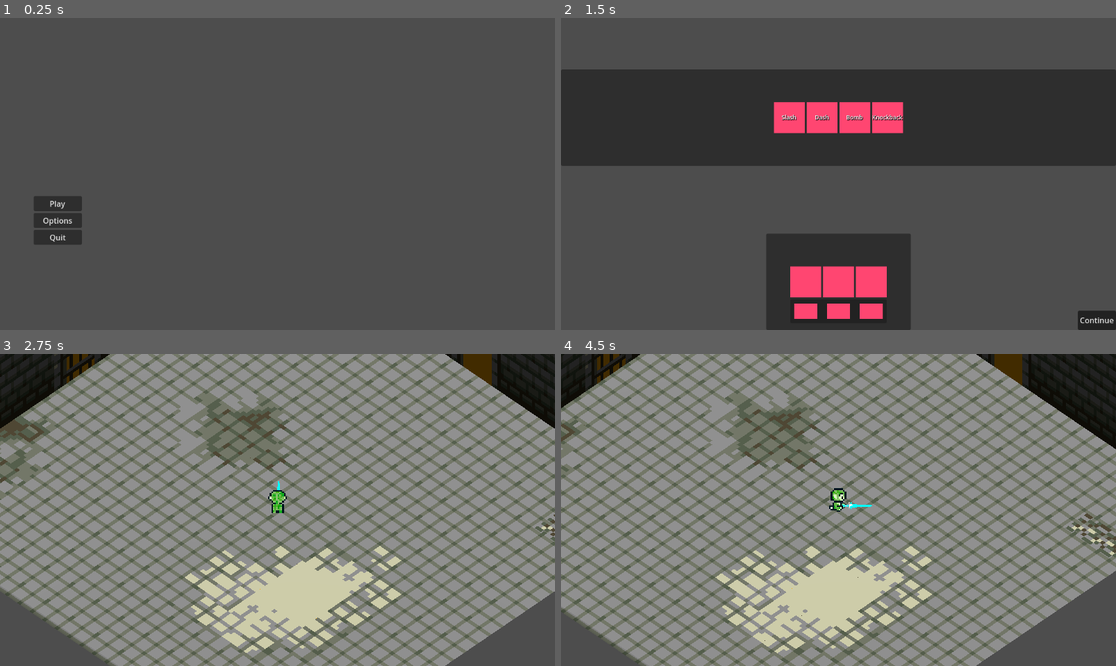
Above: before the commit, frames 1-4 (two rows, left to right).
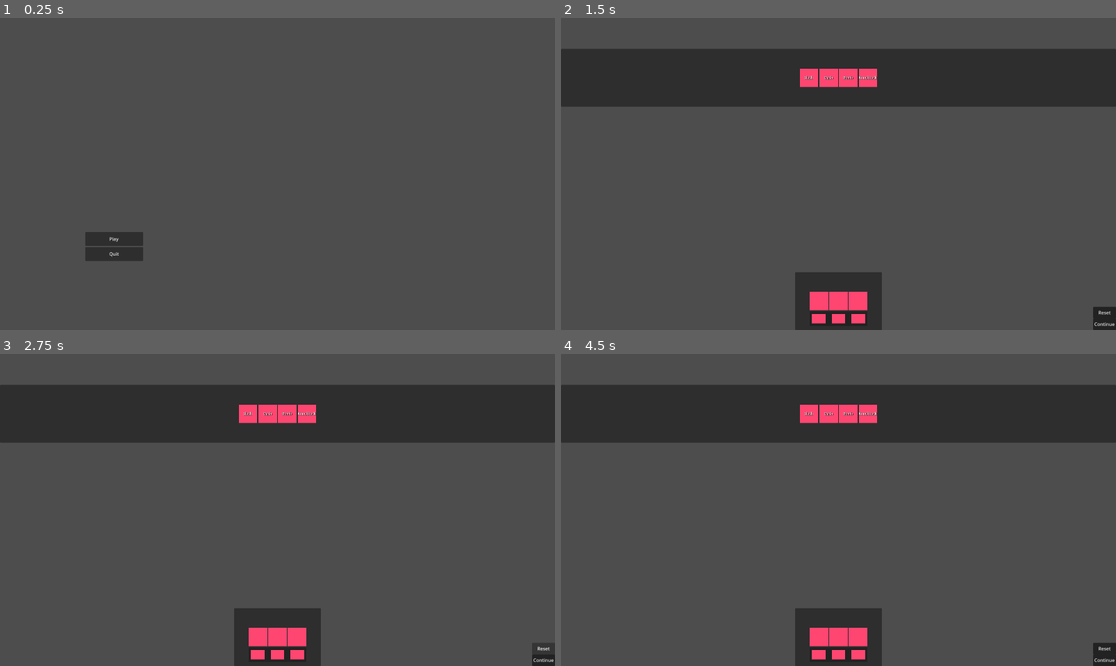
Above: after the commit, the same moments.

Repository: karuBeL/Diplomna
Game: Godot game, scene res://Menu/MainMenu/Menu.tscn
The game is run twice, just before and just after one commit, with the same random seed, the same clock (stepped at 60 frames per second) and the same inputs.
Inputs (mouse positions are in pixels of both pictures, inside the frame that each line leads up to):
- Up to frame 1 (0.25 s): no input
- Up to frame 2 (1.5 s): click (616, 220) at 0.5 s, where only the run before the commit has a clickable "Options"; click (677, 239) at 1.25 s, where only the run after the commit has a clickable "Play"
- Up to frame 3 (2.75 s): click "Continue" (after the commit: "Reset") at 2 s
- Up to frame 4 (4.5 s): click (1104, 659) at 2.75 s, where only the run after the commit has a clickable "Continue"; click (1104, 659) at 3.5 s, where only the run after the commit has a clickable "Continue"; tap Enter at 4.25 s; move the mouse to (960, 494) at 4.27 s; hold D (move_right) from 4.28 s (still down); tap 1 (ability_1) at 4.35 s

The runs differ from the first frame. In frame 1, 2.1% of the frame differs, in the area x 6-26%, y 57-78%; in frame 2, 34%; in frame 3, 89%, in the area x 0-100%, y 0-100%; in frame 4, 89%.

Commit message:
Small changes

Diff:
--- a/Entities/MeleePig/melee_pig.tscn
+++ b/Entities/MeleePig/melee_pig.tscn
@@ -19,7 +19,7 @@
 
 [sub_resource type="CylinderShape3D" id="CylinderShape3D_qtd0p"]
 height = 0.001
-radius = 10.0
+radius = 13.0
 
 [sub_resource type="Animation" id="Animation_sejph"]
 length = 0.001
@@ -174,8 +174,6 @@
 "stunned": SubResource("Animation_6kkwb")
 }
 
-[sub_resource type="AnimationNodeBlend2" id="AnimationNodeBlend2_r1rvg"]
-
 [sub_resource type="AnimationNodeAnimation" id="AnimationNodeAnimation_5q4r5"]
 animation = &"attack"
 
@@ -207,9 +205,7 @@
 animation = &"stunned"
 
 [sub_resource type="AnimationNodeBlendTree" id="AnimationNodeBlendTree_tgvfq"]
-graph_offset = Vector2(-194.629, 122.583)
-nodes/Idle_Pursue/node = SubResource("AnimationNodeBlend2_r1rvg")
-nodes/Idle_Pursue/position = Vector2(620, 40)
+graph_offset = Vector2(-72.7211, -35.709)
 nodes/attack/node = SubResource("AnimationNodeAnimation_5q4r5")
 nodes/attack/position = Vector2(780, 500)
 nodes/attack_oneshot/node = SubResource("AnimationNodeOneShot_oa12i")
@@ -319,7 +315,6 @@
 }
 tree_root = SubResource("AnimationNodeBlendTree_tgvfq")
 anim_player = NodePath("../AnimationPlayer")
-parameters/Idle_Pursue/blend_amount = 0
 parameters/attack_oneshot/active = false
 parameters/attack_oneshot/internal_active = false
 parameters/attack_oneshot/request = 0
--- a/Entities/Player/PlayerAbilities/knockback/knockback.gd
+++ b/Entities/Player/PlayerAbilities/knockback/knockback.gd
@@ -10,7 +10,7 @@
 	player = get_tree().get_nodes_in_group("player")[0]
 	playerStateMachine = player.get_node("StateMachine")
 	knockback_coll = player.get_node("Knockback")
-	knockback_anim = player.get_node("AnimationPlayer")
+	knockback_anim = player.get_node("AbilityAnimation")
 	timer = $Timer as Timer
 
 func execute():
--- a/Entities/Player/PlayerAbilities/knockbackdash/knockbackdash.gd
+++ b/Entities/Player/PlayerAbilities/knockbackdash/knockbackdash.gd
@@ -15,7 +15,7 @@
 	player = get_tree().get_nodes_in_group("player")[0] as EntityClass
 	playerStateMachine = player.get_node("StateMachine")
 	knockback_coll = player.get_node("Knockback")
-	knockback_anim = player.get_node("AnimationPlayer")
+	knockback_anim = player.get_node("AbilityAnimation")
 	old_speed = player.speed
 
 func execute():
--- a/Entities/Player/player.tscn
+++ b/Entities/Player/player.tscn
@@ -40,10 +40,6 @@
 atlas = ExtResource("2_t42ne")
 region = Rect2(96, 48, 16, 16)
 
-[sub_resource type="AtlasTexture" id="AtlasTexture_yj802"]
-atlas = ExtResource("2_t42ne")
-region = Rect2(0, 0, 16, 16)
-
 [sub_resource type="AtlasTexture" id="AtlasTexture_5vaey"]
 atlas = ExtResource("2_t42ne")
 region = Rect2(0, 64, 16, 16)
@@ -191,11 +187,8 @@
 }, {
 "duration": 1.0,
 "texture": SubResource("AtlasTexture_fofpq")
-}, {
-"duration": 1.0,
-"texture": SubResource("AtlasTexture_yj802")
-}],
-"loop": false,
+}],
+"loop": true,
 "name": &"get_hit",
 "speed": 8.0
 }, {
@@ -359,6 +352,7 @@
 
 [sub_resource type="Animation" id="Animation_bvcfo"]
 resource_name = "knockback"
+length = 0.4
 tracks/0/type = "value"
 tracks/0/imported = false
 tracks/0/enabled = true
@@ -419,7 +413,7 @@
 texture_filter = 0
 render_priority = 2
 sprite_frames = SubResource("SpriteFrames_neafe")
-animation = &"testAwayCamera"
+animation = &"get_hit"
 
 [node name="WeaponCollision" type="ShapeCast3D" parent="." node_paths=PackedStringArray("weapon")]
 shape = SubResource("BoxShape3D_feenn")
@@ -459,10 +453,11 @@
 [node name="KnockbackCollision" type="CollisionShape3D" parent="Knockback"]
 shape = SubResource("SphereShape3D_30m38")
 
-[node name="AnimationPlayer" type="AnimationPlayer" parent="."]
+[node name="AbilityAnimation" type="AnimationPlayer" parent="."]
 libraries = {
 "": SubResource("AnimationLibrary_bd20m")
 }
+speed_scale = 0.7
 
 [node name="KnockbackSprite" type="Sprite3D" parent="."]
 transform = Transform3D(1, 0, 0, 0, -4.37114e-08, -1, 0, 1, -4.37114e-08, 0, 0.203572, 8.89841e-09)
@@ -515,6 +510,7 @@
 script = ExtResource("16_5woo0")
 
 [node name="CollisionShape3D2" type="CollisionShape3D" parent="CameraPlayer"]
+transform = Transform3D(1, 0, 0, 0, 1, 0, 0, 0, 1, 0, 1, 0)
 shape = SubResource("BoxShape3D_t0ise")
 
 [node name="CameraPivot" type="Node3D" parent="CameraPlayer"]
--- a/Entities/Player/player_controller.gd
+++ b/Entities/Player/player_controller.gd
@@ -1,5 +1,4 @@
 extends EntityClass
-
 
 func _ready():
 	set("speed", 10)
@@ -13,3 +12,12 @@
 func _physics_process(_delta):
 	if Input.is_action_just_pressed("exit"):
 		get_tree().quit()
+
+
+func load_ability(ability_name : String):
+	if ability_name.is_empty():
+		return
+	var scene = load("res://Entities/Player/PlayerAbilities/" + ability_name + "/" + ability_name + ".tscn")
+	var sceneNode = scene.instantiate()
+	add_child(sceneNode)
+	abilities.append(sceneNode)
--- a/Entities/RangedPig/ranged_pig.tscn
+++ b/Entities/RangedPig/ranged_pig.tscn
@@ -15,7 +15,7 @@
 
 [sub_resource type="CylinderShape3D" id="CylinderShape3D_700en"]
 height = 0.001
-radius = 10.0
+radius = 13.0
 
 [sub_resource type="Animation" id="Animation_ltxtd"]
 length = 0.001
@@ -143,8 +143,7 @@
 
 [sub_resource type="Animation" id="Animation_hmec3"]
 resource_name = "stunned"
-length = 0.01
-loop_mode = 1
+length = 0.1
 tracks/0/type = "value"
 tracks/0/imported = false
 tracks/0/enabled = true
@@ -172,11 +171,11 @@
 [sub_resource type="AnimationNodeAnimation" id="AnimationNodeAnimation_b4rvd"]
 animation = &"pursue"
 
+[sub_resource type="AnimationNodeBlend3" id="AnimationNodeBlend3_7vshe"]
+
 [sub_resource type="AnimationNodeAnimation" id="AnimationNodeAnimation_fgjci"]
 animation = &"idle"
 
-[sub_resource type="AnimationNodeBlend2" id="AnimationNodeBlend2_34iuf"]
-
 [sub_resource type="AnimationNodeTimeScale" id="AnimationNodeTimeScale_gtehn"]
 
 [sub_resource type="AnimationNodeTimeScale" id="AnimationNodeTimeScale_6r8bs"]
@@ -199,16 +198,14 @@
 [sub_resource type="AnimationNodeAnimation" id="AnimationNodeAnimation_ly6f4"]
 animation = &"stunned"
 
-[sub_resource type="AnimationNodeOneShot" id="AnimationNodeOneShot_sx6yb"]
-
 [sub_resource type="AnimationNodeBlendTree" id="AnimationNodeBlendTree_efsga"]
-graph_offset = Vector2(83.8309, 91.0854)
+graph_offset = Vector2(-431.318, -179.952)
 "nodes/ Pursue/node" = SubResource("AnimationNodeAnimation_b4rvd")
 "nodes/ Pursue/position" = Vector2(-200, 200)
+nodes/Blend3/node = SubResource("AnimationNodeBlend3_7vshe")
+nodes/Blend3/position = Vector2(140, 80)
 nodes/Idle/node = SubResource("AnimationNodeAnimation_fgjci")
 nodes/Idle/position = Vector2(-200, 20)
-nodes/Idle_Pursue/node = SubResource("AnimationNodeBlend2_34iuf")
-nodes/Idle_Pursue/position = Vector2(120, 80)
 nodes/TimeScale/node = SubResource("AnimationNodeTimeScale_6r8bs")
 nodes/TimeScale/position = Vector2(-60, 20)
 "nodes/TimeScale 2/node" = SubResource("AnimationNodeTimeScale_gtehn")
@@ -225,12 +222,10 @@
 nodes/get_hit/position = Vector2(320, 320)
 nodes/get_hit_oneshot/node = SubResource("AnimationNodeOneShot_7tte2")
 nodes/get_hit_oneshot/position = Vector2(480, 80)
-nodes/output/position = Vector2(1060, 180)
+nodes/output/position = Vector2(880, 180)
 nodes/stunned/node = SubResource("AnimationNodeAnimation_ly6f4")
-nodes/stunned/position = Vector2(680, 320)
-nodes/stunned_oneshot/node = SubResource("AnimationNodeOneShot_sx6yb")
-nodes/stunned_oneshot/position = Vector2(840, 80)
-node_connections = [&"Idle_Pursue", 0, &"TimeScale", &"Idle_Pursue", 1, &"TimeScale 2", &"TimeScale", 0, &"Idle", &"TimeScale 2", 0, &" Pursue", &"attack_oneshot", 0, &"Idle_Pursue", &"attack_oneshot", 1, &"attack", &"death_oneshot", 0, &"get_hit_oneshot", &"death_oneshot", 1, &"death", &"get_hit_oneshot", 0, &"attack_oneshot", &"get_hit_oneshot", 1, &"get_hit", &"output", 0, &"stunned_oneshot", &"stunned_oneshot", 0, &"death_oneshot", &"stunned_oneshot", 1, &"stunned"]
+nodes/stunned/position = Vector2(-40, -120)
+node_connections = [&"Blend3", 0, &"stunned", &"Blend3", 1, &"TimeScale", &"Blend3", 2, &"TimeScale 2", &"TimeScale", 0, &"Idle", &"TimeScale 2", 0, &" Pursue", &"attack_oneshot", 0, &"Blend3", &"attack_oneshot", 1, &"attack", &"death_oneshot", 0, &"get_hit_oneshot", &"death_oneshot", 1, &"death", &"get_hit_oneshot", 0, &"attack_oneshot", &"get_hit_oneshot", 1, &"get_hit", &"output", 0, &"death_oneshot"]
 
 [node name="RangedEnemy" type="CharacterBody3D"]
 collision_layer = 2
@@ -298,7 +293,7 @@
 }
 tree_root = SubResource("AnimationNodeBlendTree_efsga")
 anim_player = NodePath("../AnimationPlayer")
-parameters/Idle_Pursue/blend_amount = 0
+parameters/Blend3/blend_amount = -1.0
 parameters/TimeScale/scale = 0.6
 "parameters/TimeScale 2/scale" = 0.7
 parameters/attack_oneshot/active = false
@@ -310,6 +305,3 @@
 parameters/get_hit_oneshot/active = false
 parameters/get_hit_oneshot/internal_active = false
 parameters/get_hit_oneshot/request = 0
-parameters/stunned_oneshot/active = false
-parameters/stunned_oneshot/internal_active = false
-parameters/stunned_oneshot/request = 0
--- a/Entities/entity.gd
+++ b/Entities/entity.gd
@@ -23,12 +23,3 @@
 
 func die():
 	state_machine.transition_to("Death")
-
-
-func load_ability(ability_name : String):
-	if ability_name.is_empty():
-		return
-	var scene = load("res://Entities/Player/PlayerAbilities/" + ability_name + "/" + ability_name + ".tscn")
-	var sceneNode = scene.instantiate()
-	add_child(sceneNode)
-	abilities.append(sceneNode)
--- a/Menu/AbilityMenu/abilitymenu.tscn
+++ b/Menu/AbilityMenu/abilitymenu.tscn
@@ -1,10 +1,11 @@
-[gd_scene load_steps=6 format=3 uid="uid://cr6s5byxt2scw"]
+[gd_scene load_steps=7 format=3 uid="uid://cr6s5byxt2scw"]
 
 [ext_resource type="Script" path="res://Menu/AbilityMenu/continuebutton.gd" id="1_t5dh8"]
 [ext_resource type="PackedScene" uid="uid://88wly8yitfpw" path="res://Menu/AbilityMenu/ability.tscn" id="2_ij4yn"]
 [ext_resource type="Script" path="res://Menu/AbilityMenu/baseabilities.gd" id="2_il4ne"]
 [ext_resource type="PackedScene" uid="uid://50kq10yt60c5" path="res://Menu/AbilityMenu/draggable.tscn" id="2_r114o"]
 [ext_resource type="Script" path="res://Menu/AbilityMenu/secondaryabilities.gd" id="4_m0313"]
+[ext_resource type="Script" path="res://Menu/AbilityMenu/reset.gd" id="6_pt3ss"]
 
 [node name="AbilityMenu" type="Control"]
 layout_mode = 3
@@ -113,7 +114,7 @@
 custom_minimum_size = Vector2(48, 32)
 layout_mode = 2
 
-[node name="PanelContainer" type="PanelContainer" parent="."]
+[node name="Continue" type="PanelContainer" parent="."]
 custom_minimum_size = Vector2(50, 0)
 layout_mode = 1
 anchors_preset = 3
@@ -126,10 +127,29 @@
 grow_horizontal = 0
 grow_vertical = 0
 
-[node name="Button" type="Button" parent="PanelContainer"]
+[node name="Button" type="Button" parent="Continue"]
 layout_mode = 2
 text = "Continue"
 script = ExtResource("1_t5dh8")
+
+[node name="Reset" type="PanelContainer" parent="."]
+custom_minimum_size = Vector2(50, 0)
+layout_mode = 1
+anchors_preset = 3
+anchor_left = 1.0
+anchor_top = 1.0
+anchor_right = 1.0
+anchor_bottom = 1.0
+offset_left = -79.0
+offset_top = -80.0
+offset_bottom = -40.0
+grow_horizontal = 0
+grow_vertical = 0
+
+[node name="Button" type="Button" parent="Reset"]
+layout_mode = 2
+text = "Reset"
+script = ExtResource("6_pt3ss")
 
 [editable path="AllAbilities/HBoxContainer/Draggable"]
 [editable path="AllAbilities/HBoxContainer/Draggable2"]
--- a/Menu/AbilityMenu/can_drop.gd
+++ b/Menu/AbilityMenu/can_drop.gd
@@ -14,6 +14,7 @@
 	#print("in _drop_data, returning: ")
 	#print(data.get("text"))
 	set_label(data.get("text"))
+	data.get("self").queue_free()
 
 func set_label(label_name : String):
 	label.text = label_name
--- a/Menu/AbilityMenu/continuebutton.gd
+++ b/Menu/AbilityMenu/continuebutton.gd
@@ -1,6 +1,10 @@
 extends Button
 
 var abilities
+
+var possible_abilities = {"bomb": null, "dash": null, "slash": null, "dashslash": null,
+"knockback": null, "knockbackdash": null, "slashbomb": null, "dashbomb": null, "": null}
+
 
 func _ready():
 	pressed.connect(continue_pressed)
@@ -9,10 +13,22 @@
 func continue_pressed():
 	var b_abilities = $"../../BaseAbilities".get_abilities()
 	var s_abilities = $"../../SecondaryAbilities".get_abilities()
+	if b_abilities[0].is_empty() && b_abilities[1].is_empty() && b_abilities[2].is_empty():
+		get_tree().change_scene_to_file("res://Menu/AbilityMenu/abilitymenu.tscn")
+		return
+	var ability_1 = b_abilities[0] + s_abilities[0]
+	var ability_2 = b_abilities[1] + s_abilities[1]
+	var ability_3 = b_abilities[2] + s_abilities[2]
+
+	if !possible_abilities.has(ability_1) || !possible_abilities.has(ability_2)\
+	|| !possible_abilities.has(ability_3):
+		get_tree().change_scene_to_file("res://Menu/AbilityMenu/abilitymenu.tscn")
+		return
 
 	abilities = [b_abilities[0] + s_abilities[0],
 	b_abilities[1] + s_abilities[1], b_abilities[2] + s_abilities[2]]
 
+
 	get_node("/root/Config").set_abilities(abilities)
 
 	get_tree().change_scene_to_file("res://World/level.tscn")
--- /dev/null
+++ b/Menu/AbilityMenu/reset.gd
@@ -0,0 +1,8 @@
+extends Button
+
+
+func _ready():
+	pressed.connect(reset_pressed)
+
+func reset_pressed():
+	get_tree().change_scene_to_file("res://Menu/AbilityMenu/abilitymenu.tscn")
--- a/Menu/MainMenu/Menu.gd
+++ b/Menu/MainMenu/Menu.gd
@@ -1,19 +1,13 @@
 extends Control
 
 
-# Called when the node enters the scene tree for the first time.
 func _ready():
 	var play_button : Button = $MarginContainer/VBoxContainer/Play as Button
-	var options_button : Button = $MarginContainer/VBoxContainer/Options as Button
 	var quit_button : Button = $MarginContainer/VBoxContainer/Quit as Button
 	play_button.pressed.connect(play_pressed)
-	options_button.pressed.connect(options_pressed)
 	quit_button.pressed.connect(quit_pressed)
 
 func play_pressed():
-	get_tree().change_scene_to_file("res://World/world.tscn")
-
-func options_pressed():
 	get_tree().change_scene_to_file("res://Menu/AbilityMenu/abilitymenu.tscn")
 
 func quit_pressed():
--- a/Menu/MainMenu/Menu.tscn
+++ b/Menu/MainMenu/Menu.tscn
@@ -13,23 +13,21 @@
 
 [node name="MarginContainer" type="MarginContainer" parent="."]
 layout_mode = 0
-offset_left = 70.0
-offset_top = 370.0
-offset_right = 170.0
-offset_bottom = 470.0
+offset_left = 295.0
+offset_top = 741.0
+offset_right = 495.0
+offset_bottom = 841.0
 
 [node name="VBoxContainer" type="VBoxContainer" parent="MarginContainer"]
 layout_mode = 2
 
 [node name="Play" type="Button" parent="MarginContainer/VBoxContainer"]
 layout_mode = 2
+size_flags_vertical = 3
 text = "Play"
-
-[node name="Options" type="Button" parent="MarginContainer/VBoxContainer"]
-layout_mode = 2
-text = "Options"
 
 [node name="Quit" type="Button" parent="MarginContainer/VBoxContainer"]
 layout_mode = 2
+size_flags_vertical = 3
 text = "Quit
 "
--- a/project.godot
+++ b/project.godot
@@ -17,6 +17,12 @@
 [autoload]
 
 Config="*res://Config/Config.tscn"
+
+[display]
+
+window/size/viewport_width=1920
+window/size/viewport_height=1080
+window/size/mode=3
 
 [editor_plugins]
 
Not shown: 1 places in Entities/MeleePig/melee_pig.tscn that only renumber resources
Not shown: 1 places in Entities/Player/player.tscn that only renumber resources
Not shown: 1 places in Entities/RangedPig/ranged_pig.tscn that only renumber resources
